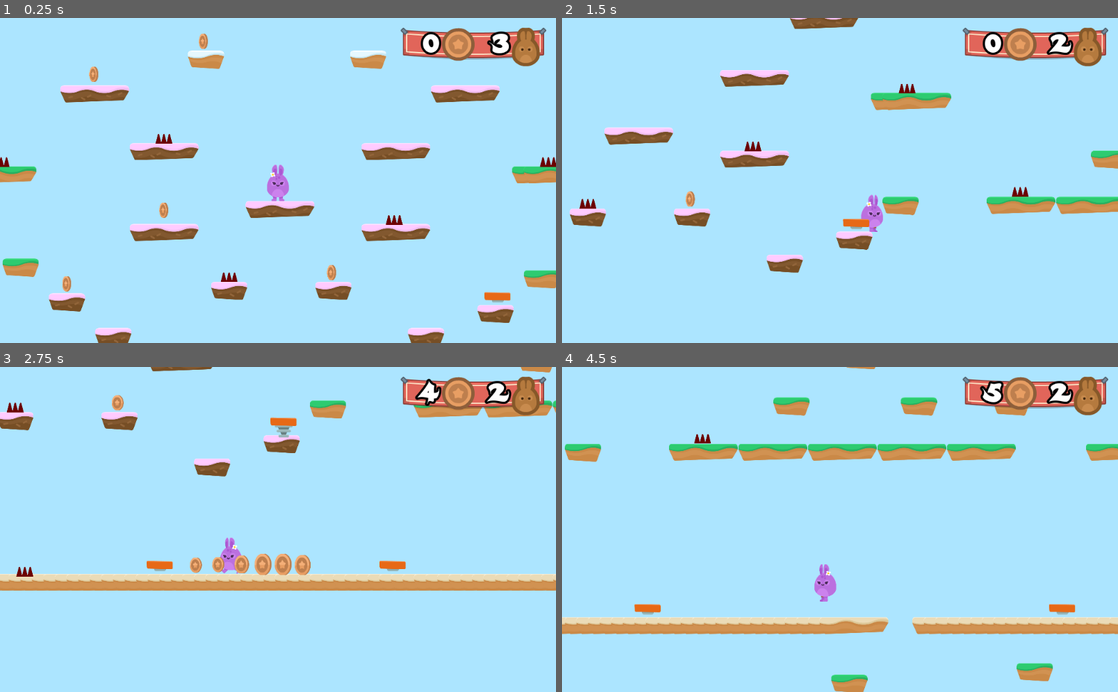
Above: before the commit, frames 1-4 (two rows, left to right).
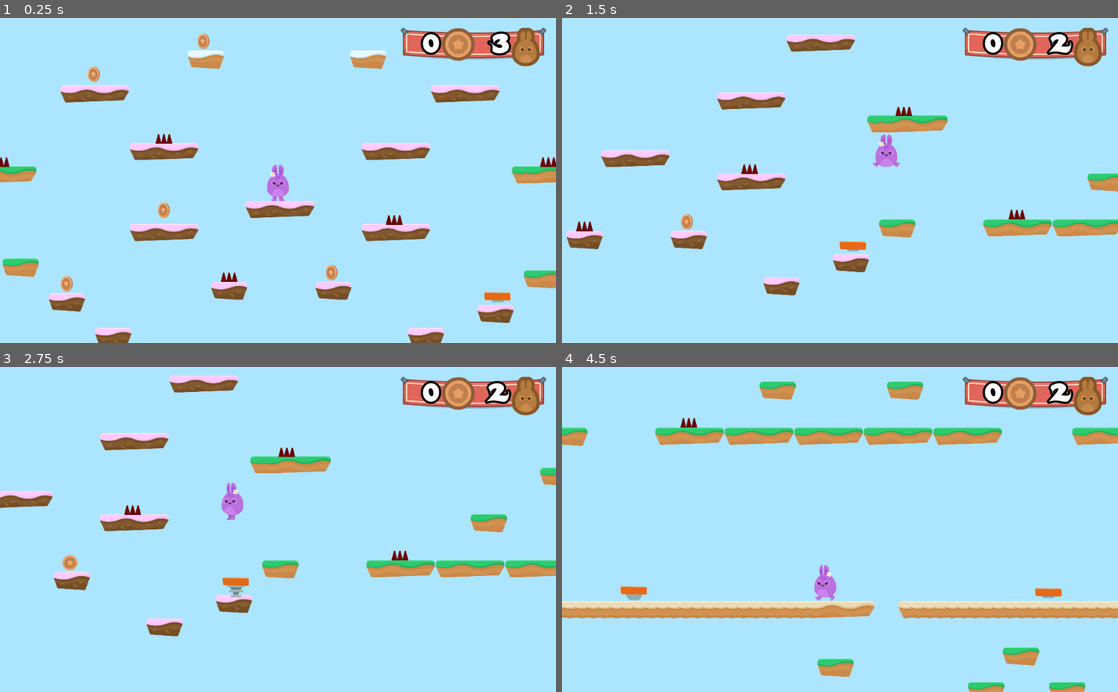
Above: after the commit, the same moments.

Repository: alexandrepeluchi/godot-udemy
Game: Godot game, scene res://Levels/Level1.tscn
Same seed, same stepped clock (60 frames per second), same inputs: the game is played once before the commit and once after it.
Inputs:
- Up to frame 1 (0.25 s): no input
- Up to frame 2 (1.5 s): hold D (right) from 0.53 s (still down); tap W (jump) at 0.77 s
- Up to frame 3 (2.75 s): tap W (jump) at 1.52 s; release D (right) at 2.03 s; hold A (left) from 2.03 s (still down)
- Up to frame 4 (4.5 s): release A (left) at 2.78 s; hold D (right) 2.78-4.28 s; tap W (jump) at 3.02, 3.77 s; hold A (left) from 4.28 s (still down)

The runs differ from the first frame. In frame 1, 0.2% of the frame differs, in the area x 10-61%, y 4-85%; in frame 2, 13%; in frame 3, 15%; in frame 4, 20%, in the area x 0-100%, y 0-100%.

Commit message:
Corrigido o glitch de não funcionar a o jumpad e o spike

Diff:
--- a/Hoppy Days/Items/Coin.tscn
+++ b/Hoppy Days/Items/Coin.tscn
@@ -53,7 +53,7 @@
 
 [node name="AnimatedSprite" type="AnimatedSprite" parent="."]
 frames = SubResource( 1 )
-frame = 2
+frame = 3
 playing = true
 
 [node name="Area2D" type="Area2D" parent="."]
--- a/Hoppy Days/Player/Player.gd
+++ b/Hoppy Days/Player/Player.gd
@@ -34,7 +34,7 @@
 func apply_gravity():
 	if position.y > WORLD_LIMIT:
 		get_tree().call_group("Gamestate", "end_game")
-	if is_on_floor():
+	if is_on_floor() and motion.y > 0:
 		motion.y = 0
 	elif is_on_ceiling():
 		motion.y = 1
@@ -47,7 +47,7 @@
 func hurt():
 	position.y -= 1
 	yield(get_tree(), "idle_frame")
-	motion.y -= JUMP_SPEED
+	motion.y = -JUMP_SPEED
 	$PainSFX.play()
 #	if lives < 0:
 #		end_game()
@@ -55,4 +55,4 @@
 func boost():
 	position.y -= 1
 	yield(get_tree(), "idle_frame")
-	motion.y -= JUMP_SPEED * BOOST_MULTIPLIER
+	motion.y = -JUMP_SPEED * BOOST_MULTIPLIER
